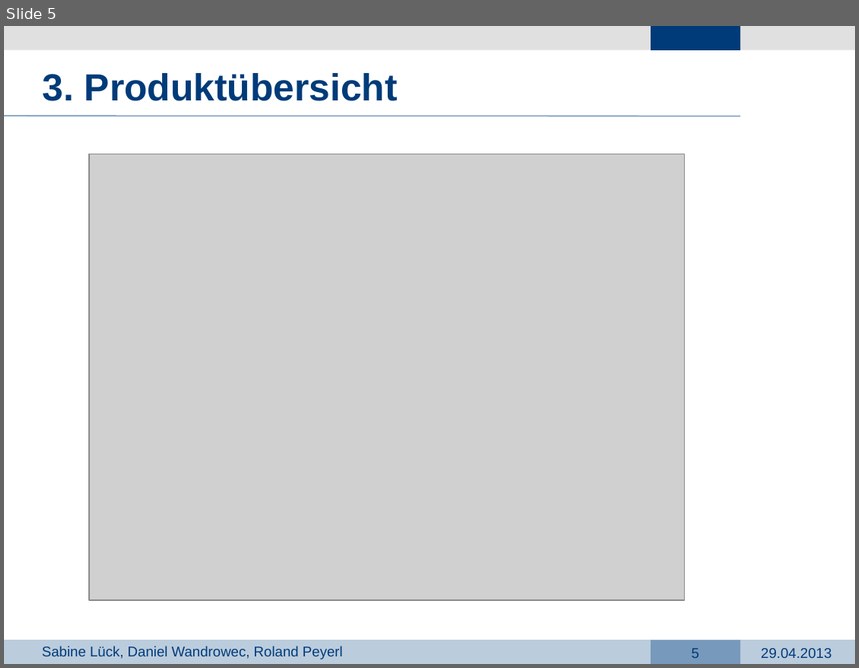
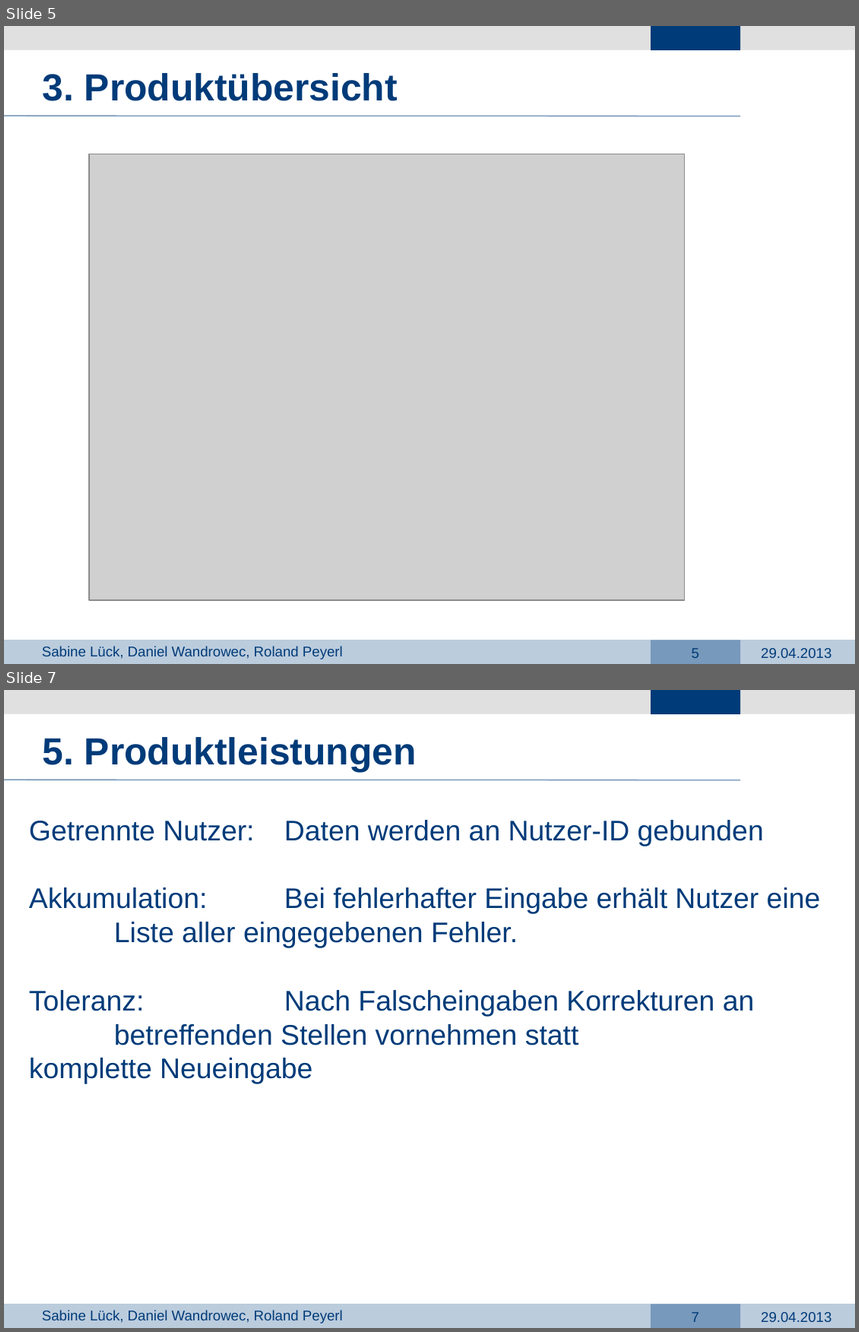
Before and after one commit to dark-saron/PRG4, a slide deck: Präsentation PRG4.pptx. Shown one above the other, each under a label of ours: slide 5 before the commit, slides 5 and 7 after it; the slides between them are not shown. The pictures are 859x668 and 859x1332 pixels, drawn with LibreOffice and Linux fonts; fonts in the diff are those of the drawing; grey boxes stand for pictures; background and template pictures are left out. Boxes give left, top, right and bottom in pixels: in the first picture for what was removed or moved away, otherwise in the second. Text is boxed around its words. In the diff, an @@ line names an element or a change of style, - is before the commit and + after.

```diff
--- a/Präsentation PRG4.pptx
+++ b/Präsentation PRG4.pptx
@@ slide 7 added at [4, 690, 855, 1328], background #FFFFFF; not listed: 8 template elements that a slide beside it also shows @@
@@ text added at [43, 737, 417, 773], 32 pt, text #003B79, bold @@
+5. Produktleistungen
@@ text added at [29, 820, 821, 1084], 24 pt, text #003B79 @@
+Getrennte Nutzer: Daten werden an Nutzer-ID gebunden
+Akkumulation: Bei fehlerhafter Eingabe erhält Nutzer eine Liste aller eingegebenen Fehler.
+Toleranz: Nach Falscheingaben Korrekturen an betreffenden Stellen vornehmen statt komplette Neueingabe
```
Also in this commit, not shown: 11 slides changed, 2 other slides added, 4 other files.
